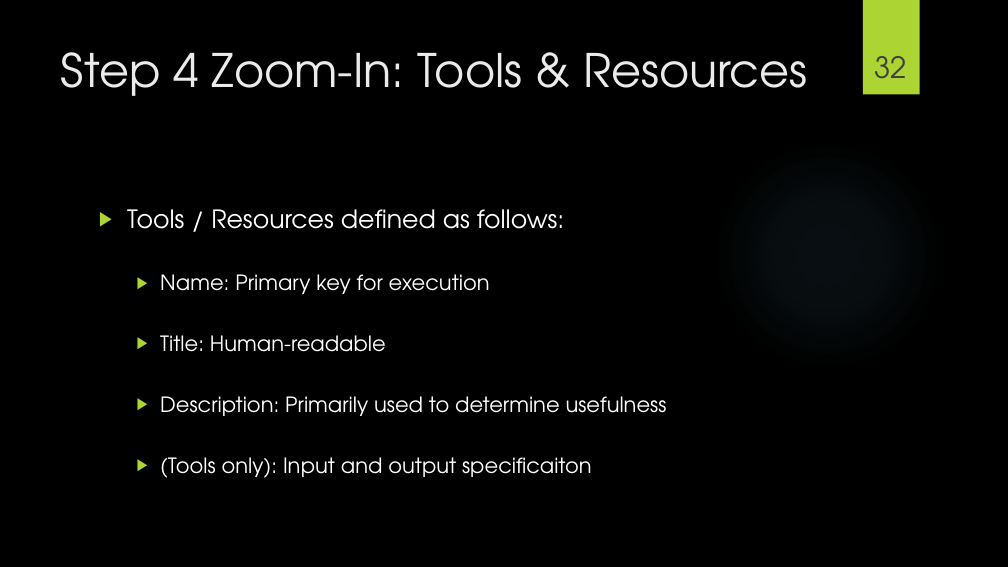
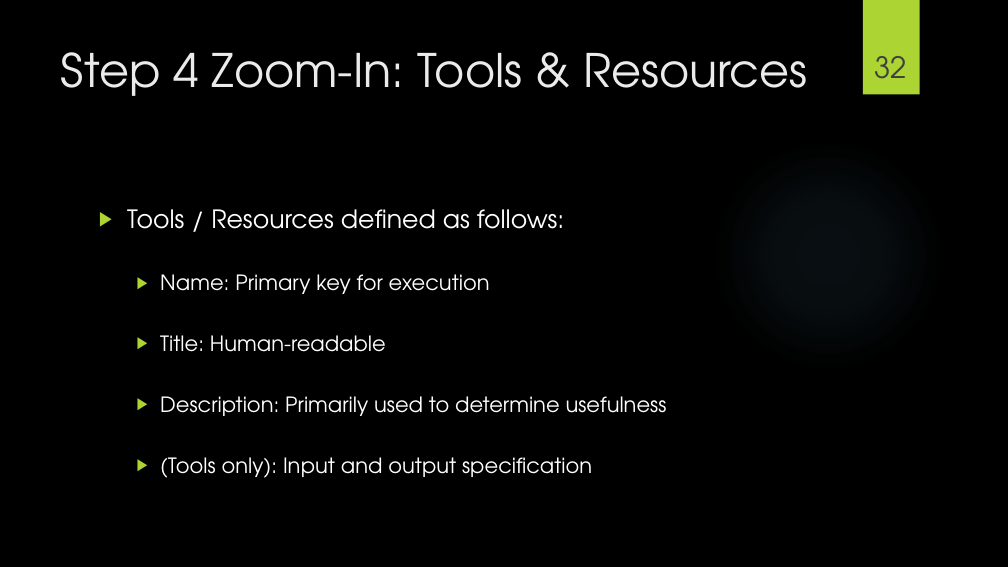
Before and after one commit to frank113/mcp_nycr_demo, a slide deck: slide 32 of slides/mcp_slides.pptx. Drawn at 1008x567 pixels with LibreOffice and Linux fonts; fonts in the diff are those of the drawing; background and template pictures are left out. Boxes give left, top, right and bottom in pixels: in the first picture for what was removed or moved away, otherwise in the second. Text is boxed around its words. In the diff, an @@ line names an element or a change of style, - is before the commit and + after.

```diff
--- a/slides/mcp_slides.pptx
+++ b/slides/mcp_slides.pptx
@@ text at [160,457,592,478]: text changed @@
-  ▶ (Tools only): Input and output specificaiton
+  ▶ (Tools only): Input and output specification
```
Also in this commit, not shown: 1 other slide changed.
